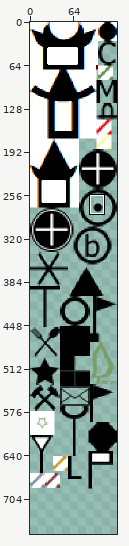
Sprite sheet: docs/tile_sprites@2x.png. Above, an overview of the earlier version with the close-up marked.
Close-up. Earlier state:
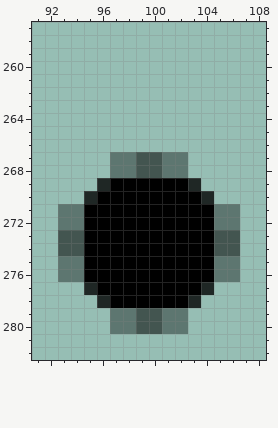
The file is 128x689 pixels. Pixels under 10% opacity are left out. Colours within 5 levels of each other are drawn and written as one. Shown: x 91..108, y 257..282. The old version is drawn lined up with the new one, on the new canvas. The commit also changed other parts of the picture, which this record leaves out.
Now the later version:
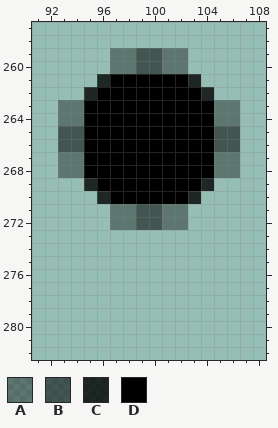
Palette (. is transparent): A #00000061  B #0000008d  C #000000cb  D #000000
Difference:
canvas 128x689 -> 128x756
The author put colour A in rows 259 to 260 at x 97 to 98 and 101 to 102; in rows 263 to 264 at x 93 to 94 and 105 to 106; in rows 267 to 268 at x 93 to 94 and 105 to 106.
Colour D becomes colour A in rows 271 to 272 at x 97 to 98 and 101 to 102.
The author put colour B in rows 259 to 260 at x 99 to 100; in rows 265 to 266 at x 93 to 94 and 105 to 106.
Colour D becomes colour B in rows 271 to 272 at x 99 to 100.
The author put colour C in row 261 at x 96 and 103; in row 262 at x 95 and 104; in row 269 at x 95 and 104.
Colour D becomes colour C in row 270 at x 96 and 103.
The author put colour D in row 261 at x 97 to 102; in row 262 at x 96 to 103; in rows 263 to 266 at x 95 to 104; in rows 267 to 268 at x 95 to 96 and 103 to 104.
Colour A becomes colour D in rows 267 to 268 at x 97 to 98 and 101 to 102.
Colour B becomes colour D in rows 267 to 268 at x 99 to 100.
Colour C becomes colour D in row 269 at x 96 and 103.
The edit erases colour A in rows 271 to 272 at x 93 to 94 and 105 to 106; in rows 275 to 276 at x 93 to 94 and 105 to 106; in rows 279 to 280 at x 97 to 98 and 101 to 102.
The edit erases colour B in rows 273 to 274 at x 93 to 94 and 105 to 106; in rows 279 to 280 at x 99 to 100.
The edit erases colour C in row 270 at x 95 and 104; in row 277 at x 95 and 104; in row 278 at x 96 and 103.
The edit erases colour D in rows 271 to 272 at x 95 to 96 and 103 to 104; in rows 273 to 276 at x 95 to 104; in row 277 at x 96 to 103; in row 278 at x 97 to 102.
Boxes around the changes in both close-ups, in picture pixels (x1, y1, x2, y2):
changed: (58, 48, 240, 334)
